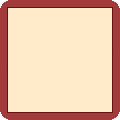
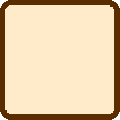
Before/after of a 120x120 layered artwork. What changed in the layer stack:
hid "Layer 10 copy" over (7, 7, 113, 113)
hid "Layer 10" over (7, 7, 113, 113)
painted on "Layer 6" over (0, 0, 120, 120)
